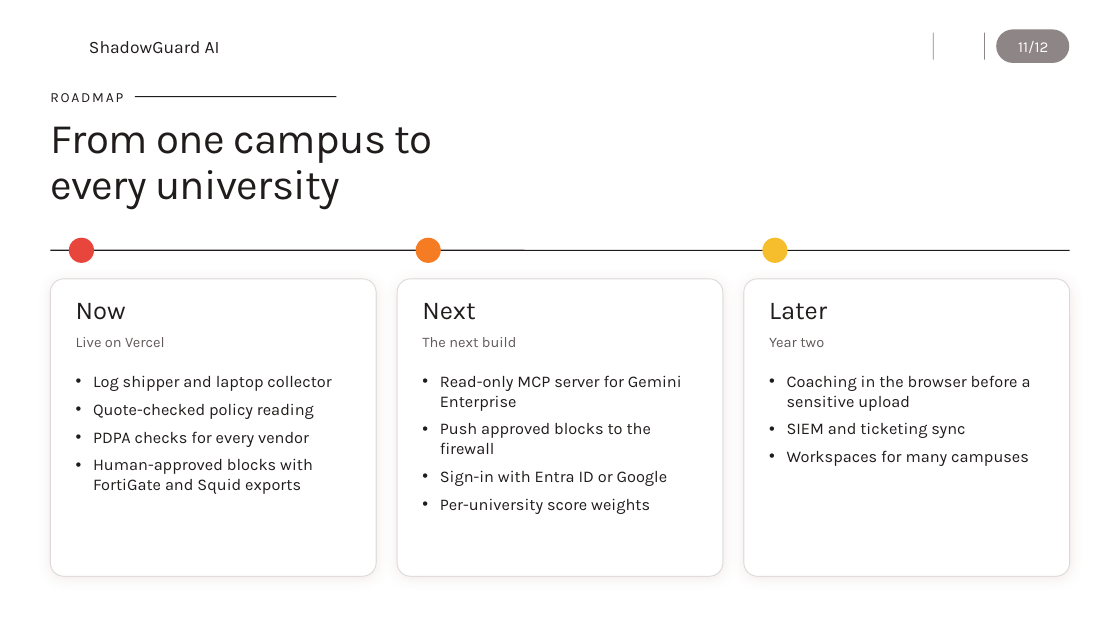
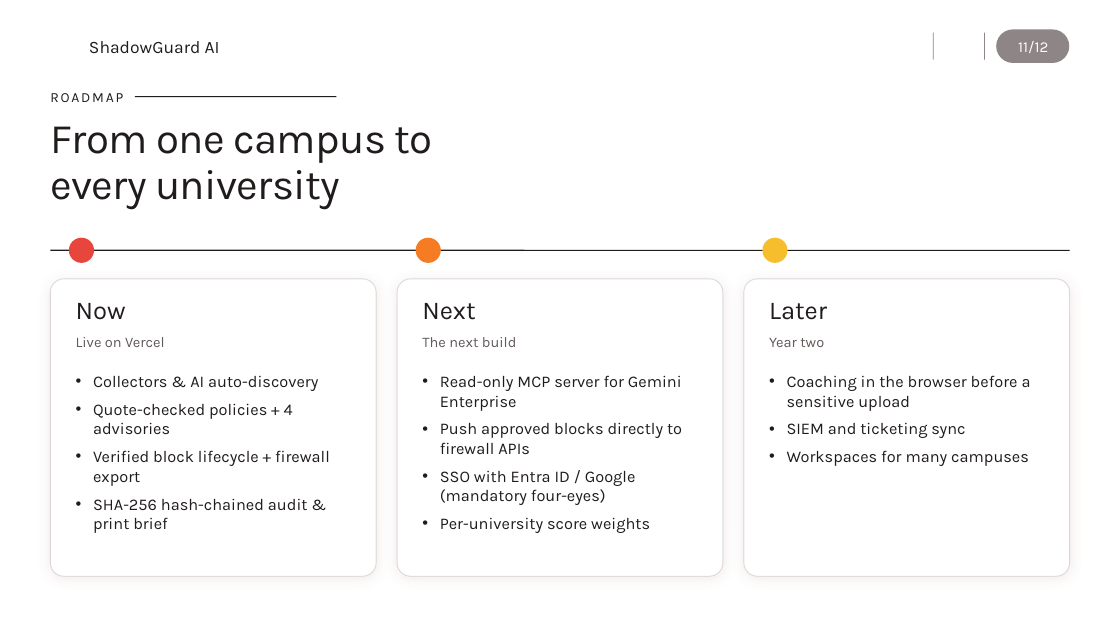
Before and after one commit to B0mb0cl4t5/shadowguard-ai, a slide deck: slide 11 of docs/ShadowGuard_Overview.pptx. Drawn at 1120x630 pixels with LibreOffice and Linux fonts; fonts in the diff are those of the drawing; background and template pictures are left out. Boxes give left, top, right and bottom in pixels: in the first picture for what was removed or moved away, otherwise in the second. Text is boxed around its words. In the diff, an @@ line names an element or a change of style, - is before the commit and + after.

```diff
--- a/docs/ShadowGuard_Overview.pptx
+++ b/docs/ShadowGuard_Overview.pptx
@@ text at (93, 376, 330, 533): text changed @@
-• Log shipper and laptop collector
-• Quote-checked policy reading
-• PDPA checks for every vendor
-• Human-approved blocks with FortiGate and Squid exports
+• Collectors & AI auto-discovery
+• Quote-checked policies + 4 advisories
+• Verified block lifecycle + firewall export
+• SHA-256 hash-chained audit & print brief
@@ text at (440, 423, 682, 505): text changed @@
-• Push approved blocks to the firewall
-• Sign-in with Entra ID or Google
+• Push approved blocks directly to firewall APIs
+• SSO with Entra ID / Google (mandatory four-eyes)
```
Also in this commit, not shown: 6 other slides changed, 8 other files.
